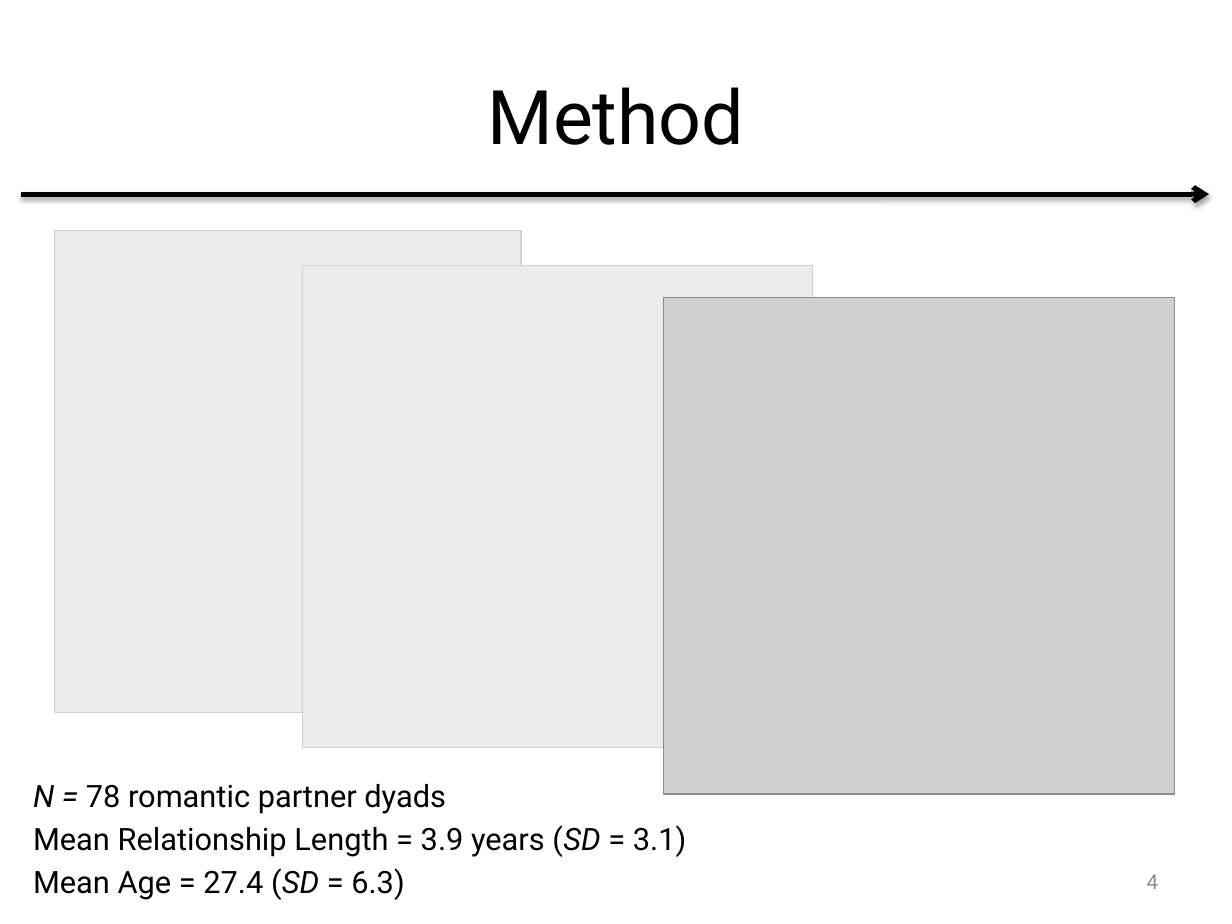
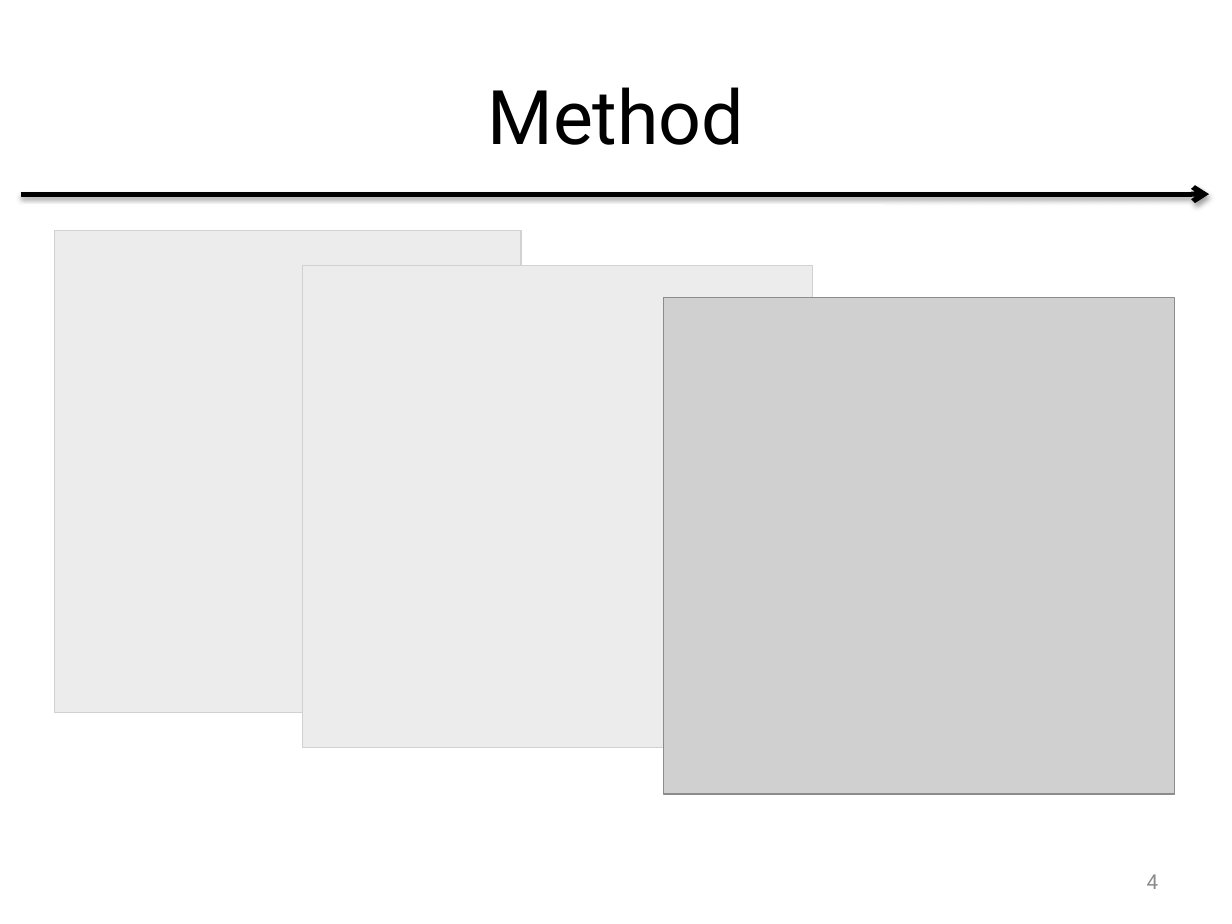
Before and after one commit to mayazrm/KZNB, a slide deck: slide 4 of DSM/Bolger_DSM_Report_from_the_Trenches_170601.pptx. Drawn at 1232x924 pixels with LibreOffice and Linux fonts; fonts in the diff are those of the drawing; grey boxes stand for pictures. Boxes give left, top, right and bottom in pixels: in the first picture for what was removed or moved away, otherwise in the second. Text is boxed around its words. In the diff, an @@ line names an element or a change of style, - is before the commit and + after.

```diff
--- a/DSM/Bolger_DSM_Report_from_the_Trenches_170601.pptx
+++ b/DSM/Bolger_DSM_Report_from_the_Trenches_170601.pptx
@@ text removed at bbox=[33, 784, 686, 900] @@
-N = 78 romantic partner dyads
-Mean Relationship Length = 3.9 years (SD = 3.1)
-Mean Age = 27.4 (SD = 6.3)
```
Also in this commit, not shown: 10 other slides changed, 7 slides added, 3 slides removed, 7 other files.
